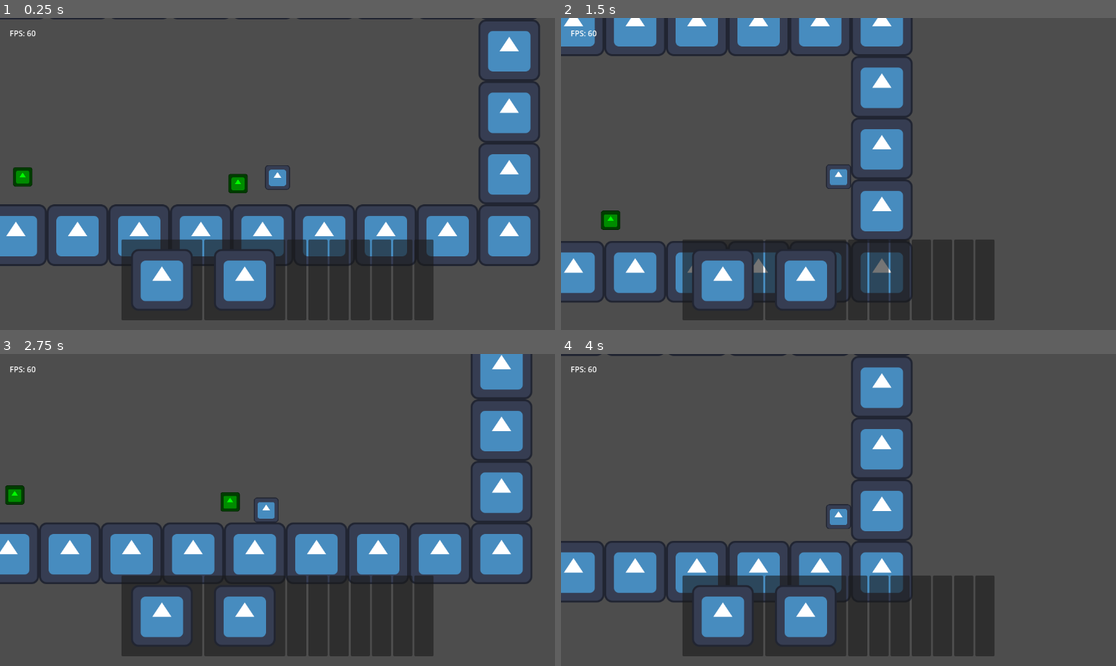
Above: before the commit, frames 1-4 (two rows, left to right).
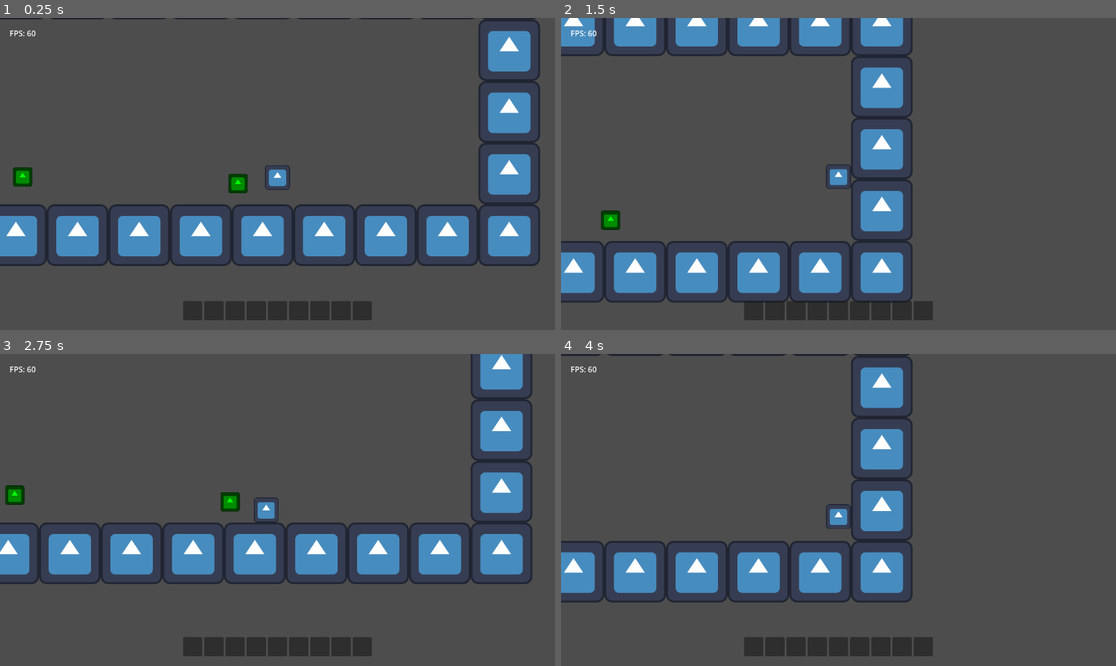
Above: after the commit, the same moments.

Repository: TheHumanMRP/RPG-Life-Tracker
Game: Godot game, scene res://Folders/Systems/Main/Scenes/main_scene.tscn
Two runs of this game, one before a commit and one after it. Both use one fixed random seed, a clock stepped at 60 frames per second and the inputs below. The engine's default icon, where the game draws it, is replaced by a stand-in: a white triangle on a blue panel in a dark square.
Inputs:
- Up to frame 1 (0.25 s): no input
- Up to frame 2 (1.5 s): hold D (move_right) from 0.53 s (still down); tap Space (jump) at 0.77 s
- Up to frame 3 (2.75 s): tap Space (jump) at 1.52 s; release D (move_right) at 2.03 s; hold A (move_left) from 2.03 s (still down)
- Up to frame 4 (4 s): release A (move_left) at 2.78 s; hold D (move_right) from 2.78 s (still down); tap Space (jump) at 3.02, 3.77 s

The runs differ from the first frame. In frame 1, 10% of the frame differs, in the area x 21-79%, y 71-97%; in frame 2, 10%; in frame 3, 10%; in frame 4, 11%.

Commit message:
Auto commit at 2026-06-29 22:45:06

Diff:
--- a/Folders/Systems/Inventory_System/Scripts/inventory_hot_bar.gd
+++ b/Folders/Systems/Inventory_System/Scripts/inventory_hot_bar.gd
@@ -44,19 +44,3 @@
 		var new_item: ItemEntry = inventory[id]
 
 		slot.item = new_item
-
-
-	# for i in range(number_of_inventory_slots):
-	# 	if not (i >= 0 and i < inventory.size()):
-	# 		return
-
-	# 	if inventory[i] == null:
-	# 		continue
-
-	# 	var new_item: ItemEntry = inventory[i]
-
-	# 	for slot in inventory_slots:
-	# 		if not slot.id == i:
-	# 			continue
-
-	# 		slot.item = new_item
--- a/Folders/Systems/Inventory_System/Scripts/inventory_logic.gd
+++ b/Folders/Systems/Inventory_System/Scripts/inventory_logic.gd
@@ -18,8 +18,9 @@
 
 
 func testing_inventory() -> void:
-	for i in range(2):
-		add_test_sword()
+	pass
+	# for i in range(2):
+	# 	add_test_sword()
 
 
 # -------------------------------------------------------------------
